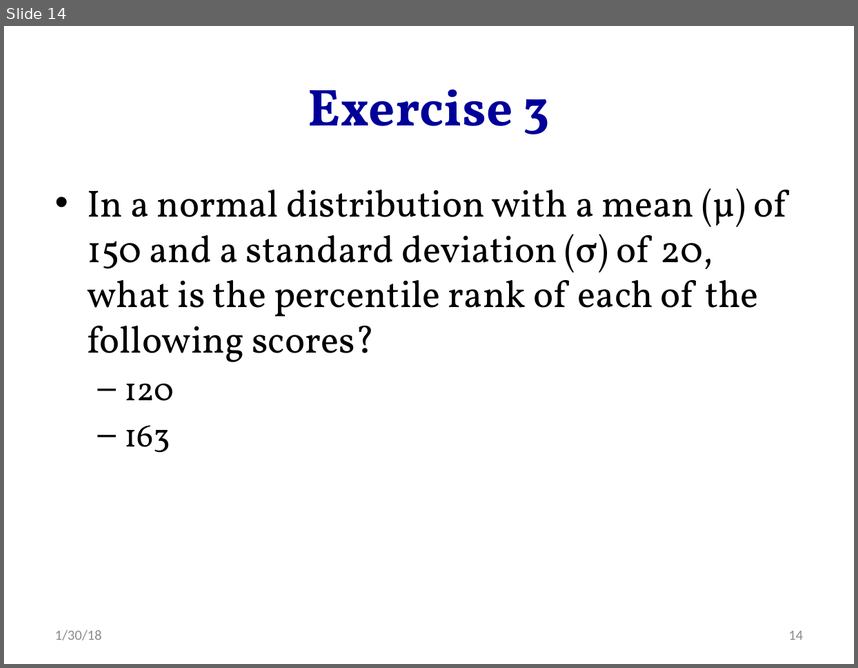
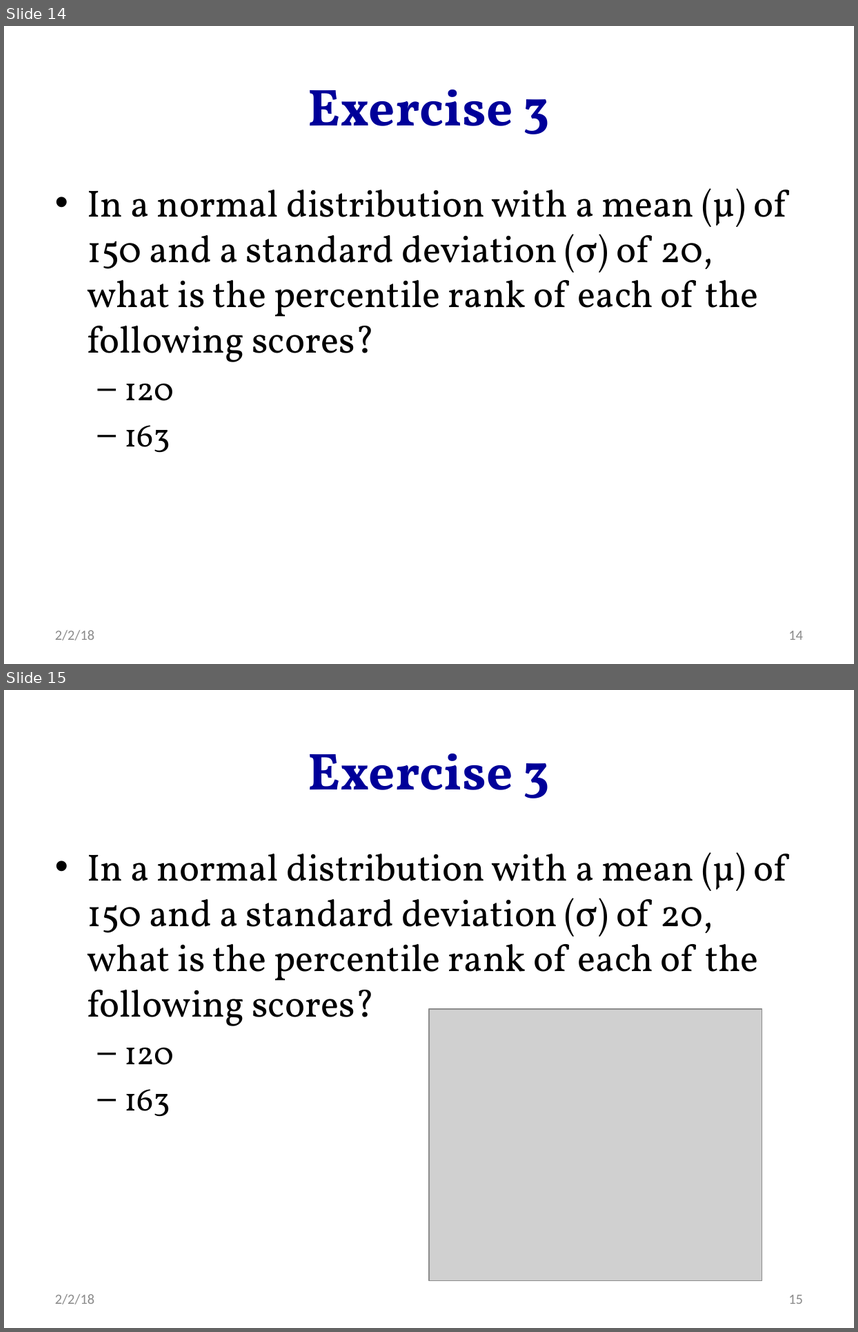
Before and after one commit to hejibo/Psychological-Statistics, a slide deck: Lecture 5- Exercise--Normal Curve, Linear Transformations, and Standard Scores/Lecture 5- Exercise--Normal Curve, Linear Transformations, and Standard Scores.pptx. Shown one above the other, each under a label of ours: slide 14 before the commit, slides 14 and 15 after it. The pictures are 858x668 and 858x1332 pixels, drawn with LibreOffice and Linux fonts; fonts in the diff are those of the drawing; grey boxes stand for pictures. Boxes give left, top, right and bottom in pixels: in the first picture for what was removed or moved away, otherwise in the second. Text is boxed around its words. In the diff, an @@ line names an element or a change of style, - is before the commit and + after.

```diff
--- a/Lecture 5- Exercise--Normal Curve, Linear Transformations, and Standard Scores/Lecture 5- Exercise--Normal Curve, Linear Transformations, and Standard Scores.pptx
+++ b/Lecture 5- Exercise--Normal Curve, Linear Transformations, and Standard Scores/Lecture 5- Exercise--Normal Curve, Linear Transformations, and Standard Scores.pptx
@@ slide 15 added at [4, 690, 854, 1328], background #FFFFFF @@
@@ title added at [308, 753, 550, 798], 44 pt, text #000099, bold @@
+Exercise 3
@@ text added at [87, 852, 787, 1116], 32 pt, text #000000 @@
+• In a normal distribution with a mean (µ) of 150 and a standard deviation (σ) of 20, what is the percentile rank of each of the following scores?
+  – 120
+  – 163
@@ picture added at [429, 1009, 762, 1281] @@
@@ text added at [55, 1294, 94, 1304], 12 pt, text #8C8C8C @@
+2/2/18
@@ page number added at [789, 1294, 803, 1303], 12 pt, text #8C8C8C @@
+15
@@ slide 14 changed as well @@
@@ text at [55, 630, 94, 640]: text changed @@
-1/30/18
+2/2/18
```
Also in this commit, not shown: 15 other slides changed, 4 other slides added, 5 other files.
